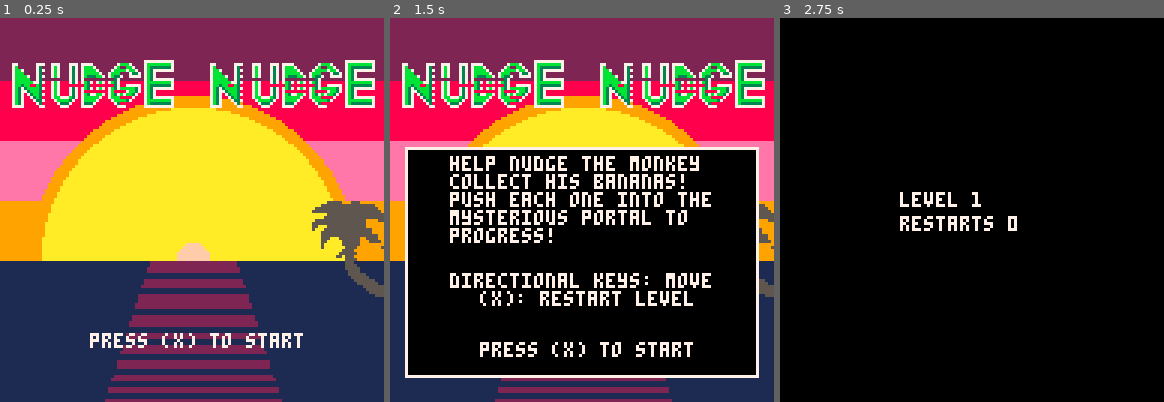
Above: before the commit, frames 1-3 (left to right).
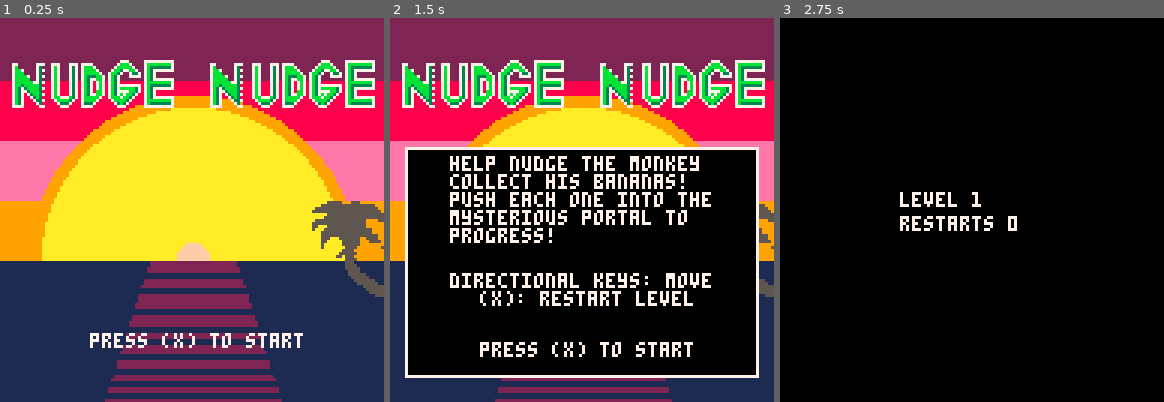
Above: after the commit, the same moments.

Repository: jlbeard84/pico8-nudge-nudge
Game: PICO-8 cartridge nudge-nudge.p8
Two runs of this game, one before a commit and one after it. Both use one fixed random seed, a clock stepped at 60 frames per second and the inputs below.
Inputs:
- Up to frame 1 (0.25 s): no input
- Up to frame 2 (1.5 s): tap X (X key) at 1.07 s
- Up to frame 3 (2.75 s): hold Left 1.97-2.37 s; tap X (X key) at 2.07, 2.4, 2.73 s; hold Down from 2.42 s (still down)

The runs differ from the first frame. In frame 1, 0.7% of the frame differs, in the area x 7-87%, y 10-23%; in frame 2, 0.7%; in frame 3, nothing differs.

Commit message:
Fixed title sprites

Diff:
--- a/nudge-nudge.p8
+++ b/nudge-nudge.p8
@@ -773,21 +773,21 @@
 00000000000000000000000000000000000000000000000000000000000000000000000000000000000000000000000000000000000000000000000000000000
 00000000000000000000000000000000000000000000000000000000000000000000000000000000000000000000000000000000000000000000000000000000
 00000000000000000000000000000000000000000000000000000000000000000000000000000000000000000000000000000000000000000000000000000000
-00000000000000000000000000000000000000000000000077777777770000000000055555000555000000000000000000000000000000000000000000000000
+00000000000000000000000000000000000000007770000077777777770000000000055555000555000000000000000000000000000000000000000000000000
 0000770000007770077700077707777000000007bbb700007bbbbbbbb70000000005555555555555555550000000000000000000000000000000000000000000
-00007b000000730007b700073707bbb70000007b00bb70007b333333370000000555555555555555555555000000000000000000000000000000000000000000
-00007bb70000737007b700073707bbbb700007bbbb7bb7007b377777770000005555555555555555555555500000000000000000000000000000000000000000
-00007bbb0000730007b700073707bbbbb7007bbb000733707b370000000000000000055555555555555555550000000000000000000000000000000000000000
-00007bbbb700737007b700073707b333bb707b33700777707b370000000000000000555555555555555555550000000000000000000000000000000000000000
-00007bbbbb007300000000073707000000000037000000007b377777770000000555555555555555550000550000000000000000000000000000000000000000
+00007b000000730007b700073707bbb70000007bbbbb70007b333333370000000555555555555555555555000000000000000000000000000000000000000000
+00007bb70000737007b700073707bbbb700007bb377bb7007b377777770000005555555555555555555555500000000000000000000000000000000000000000
+00007bbb0000730007b700073707bbbbb7007bb3700733707b370000000000000000055555555555555555550000000000000000000000000000000000000000
+00007bbbb700737007b700073707b333bb707b37000777707b370000000000000000555555555555555555550000000000000000000000000000000000000000
+00007bbbbb00730007b700073707b377bb707b37000000007b377777770000000555555555555555550000550000000000000000000000000000000000000000
 00007bbbbbb7737007b700073707b3707b707b37000000007bbbbbbbb70000005555555555555555550000000000000000000000000000000000000000000000
-00007bb3bb00b30007b700000000b30000000037007777707b333333370000005500055555555555550000000000000000000000000000000000000000000000
+00007bb3bbbbb30007b700073707b3707b707b37777777707b333333370000005500055555555555550000000000000000000000000000000000000000000000
 00007b373bbbb37007b700073707b3707b707b37bbbbb3707b377777770000005000555555555555555500000000000000000000000000000000000000000000
-00007b3773bbb30007b700073707000000007b00007bb3707b370000000000000005555555555555555500000000000000000000000000000000000000000000
+00007b3773bbb30007b700073707b370bb707b37777bb3707b370000000000000005555555555555555500000000000000000000000000000000000000000000
 00007b37073bb37007b700073707b377bb707b37b7bb37007b370000000000000005555555555555555555000000000000000000000000000000000000000000
-00007b370073b30007bb777b3707bbbbb7007bbb000070007b377777770000000005550005555555005555000000000000000000000000000000000000000000
+00007b370073b30007bb777b3707bbbbb7007bbb7bb370007b377777770000000005550005555555005555000000000000000000000000000000000000000000
 00007b3700073370007bbbb37007bbbb700007bbbb3700007bbbbbbbb70000000005500000555555000555500000000000000000000000000000000000000000
-00007b3700007300000733370007333700000073000000007b333333370000000005000000555555000000000000000000000000000000000000000000000000
+00007b3700007300000733370007333700000073b37000007b333333370000000005000000555555000000000000000000000000000000000000000000000000
 00007777000007700000777000077770000000077700000077777777770000000005000000055550000000050000000000000000000000000000000000000000
 00000000000000000000000000000000000000000000000000000000000000000000000000555500000000000000000000000000000000000000000000000000
 00000000000000000000000000000000000000000000000000000000000000000000000005555550000000000000000000000000000000000000000000000000
Not shown, changed: nudge-nudge.p8.png
